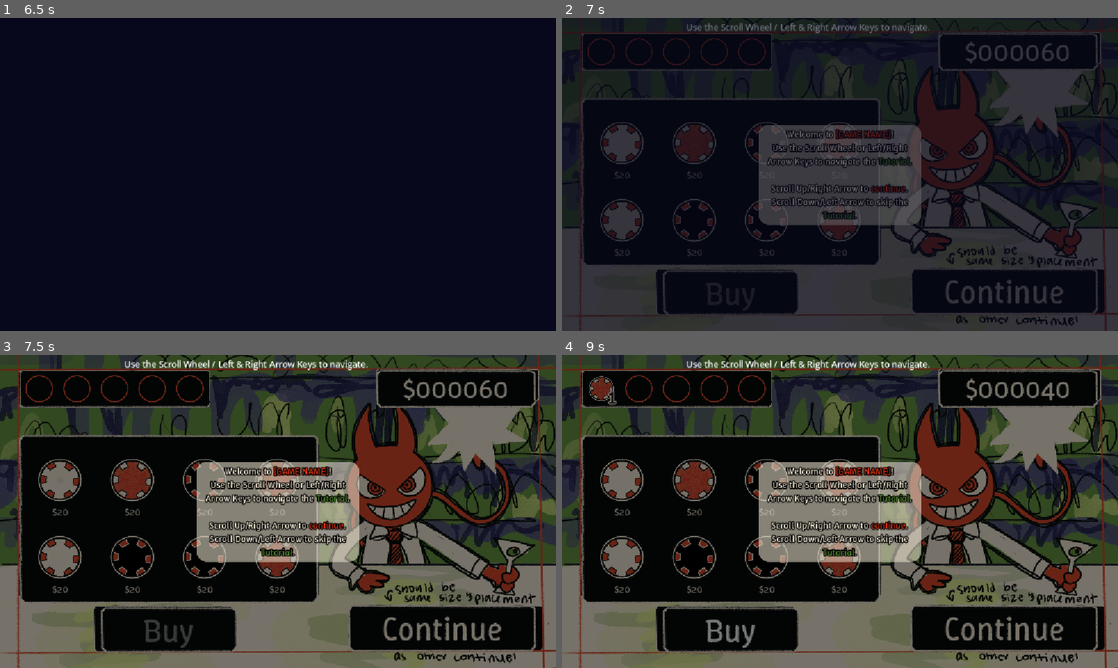
Above: before the commit, frames 1-4 (two rows, left to right).
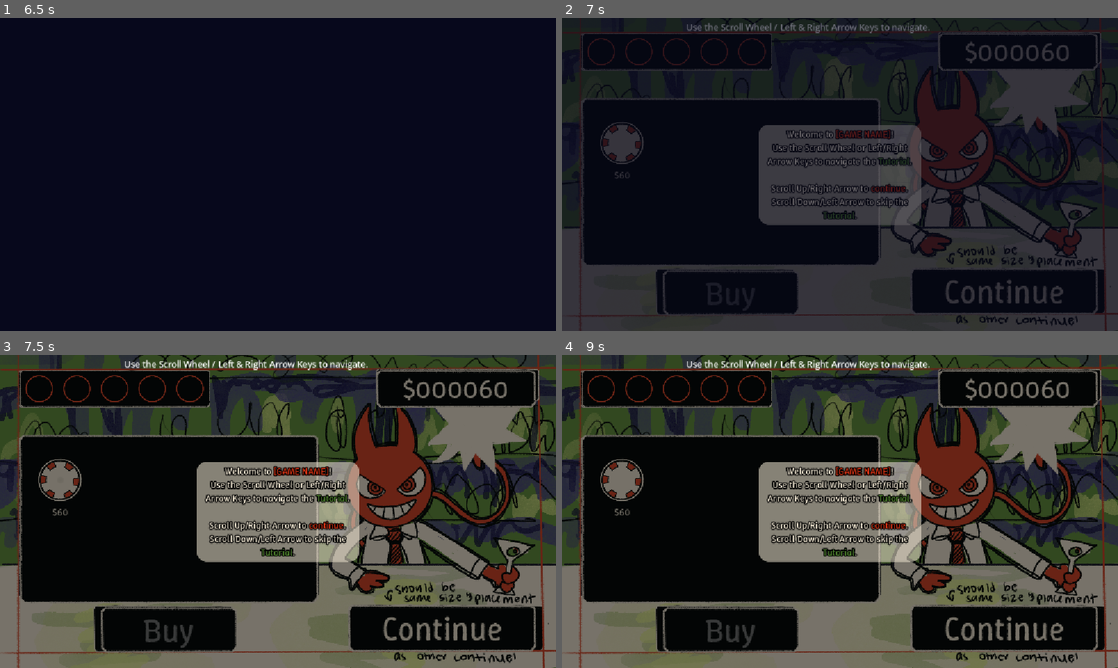
Above: after the commit, the same moments.

Repository: appellatebaton0/wild-jam-91
Game: Godot game, scene res://Scenes/Main.tscn
Two runs of this game, one before a commit and one after it. Both use one fixed random seed, a clock stepped at 60 frames per second and the inputs below.
Inputs (mouse positions are in pixels of both pictures, inside the frame that each line leads up to):
- Up to frame 1 (6.5 s): click (61, 143) at 0.5 s, where only the run before the commit has a clickable "$20"; click (61, 143) at 1.25 s, where only the run after the commit has a clickable "$60"; click (133, 143) at 2.02 s; click "Continue" at 2.75 s; click "Continue" at 3.5 s; click (61, 143) at 4.25 s, where only the run before the commit has a clickable "$20"; click (61, 143) at 5 s, where only the run after the commit has a clickable "$60"; click (133, 143) at 5.77 s
- Up to frame 2 (7 s): click (623, 143) at 6.5 s, where only the run before the commit has a clickable "$20"
- Up to frame 3 (7.5 s): click (61, 480) at 7.25 s, where only the run after the commit has a clickable "$60"
- Up to frame 4 (9 s): click (695, 480) at 8.02 s; click (728, 630) at 8.75 s, where only the run before the commit has a clickable "Buy"

Frame 1 is identical in both runs. In frame 2, 2.1% of the frame differs, in the area x 6-54%, y 33-76%; in frame 3, 3.2%; in frame 4, 4.0%, in the area x 4-89%, y 6-94%.

Commit message:
h27.2 - SFX Implementation & Bug Fixes 3 F
Implemented some sound effects, fixed a LOT more bugs, and so on and so forth.

Diff:
--- a/Scenes/Main.tscn
+++ b/Scenes/Main.tscn
@@ -36,11 +36,15 @@
 [ext_resource type="Texture2D" uid="uid://do21dnk5dgk7g" path="res://Assets/UI/HandFingers.png" id="21_f7hdo"]
 [ext_resource type="Script" uid="uid://dr25sxmad7flb" path="res://Scripts/ChipShop.gd" id="23_u7mjy"]
 [ext_resource type="Texture2D" uid="uid://db127nn8s4i4g" path="res://Assets/UI/HandThumb.png" id="25_clvyn"]
+[ext_resource type="AudioStream" uid="uid://dyrpylcky33rj" path="res://Assets/SFX/cardburn.mp3" id="27_lac6x"]
 [ext_resource type="Script" uid="uid://ck5b0qf3f6jqk" path="res://Scripts/BusSlider.gd" id="28_c5snn"]
+[ext_resource type="AudioStream" uid="uid://w5t4mprbreuq" path="res://Assets/SFX/cardshuffle.mp3" id="29_hpjjw"]
 [ext_resource type="Script" uid="uid://deibrokcxof6g" path="res://Scripts/WindowSetter.gd" id="29_xvtyr"]
+[ext_resource type="AudioStream" uid="uid://cvpclukx440q7" path="res://Assets/SFX/carddealt.mp3" id="30_off7b"]
 [ext_resource type="Script" uid="uid://c13wlkfaaoh5d" path="res://Scripts/QuitButton.gd" id="31_4yxf6"]
 [ext_resource type="Script" uid="uid://bvbi0in1hw0x4" path="res://Scripts/ReplayButton.gd" id="31_qta6b"]
 [ext_resource type="AudioStream" uid="uid://c6dn4nh6nww8g" path="res://Assets/Music/AnteUp.mp3" id="35_6heos"]
+[ext_resource type="AudioStream" uid="uid://s6lpvup4upqj" path="res://Assets/SFX/money.mp3" id="35_lfh1j"]
 [ext_resource type="AudioStream" uid="uid://dasa4ye7jh6w7" path="res://Assets/Music/HitMe.mp3" id="36_vvnwx"]
 [ext_resource type="Script" uid="uid://dlanw8aqnmihn" path="res://Scripts/ClickEffect.gd" id="37_vvnwx"]
 
@@ -1019,6 +1023,18 @@
 "update": 0,
 "values": [-60.0]
 }
+tracks/32/type = "value"
+tracks/32/imported = false
+tracks/32/enabled = true
+tracks/32/path = NodePath("Table/ShuffleDeck:playing")
+tracks/32/interp = 1
+tracks/32/loop_wrap = true
+tracks/32/keys = {
+"times": PackedFloat32Array(0),
+"transitions": PackedFloat32Array(1),
+"update": 1,
+"values": [true]
+}
 
 [sub_resource type="Animation" id="Animation_qta6b"]
 resource_name = "Replay"
@@ -1257,6 +1273,32 @@
 "transitions": PackedFloat32Array(1, 1),
 "update": 0,
 "values": [-60.0, 0.0]
+}
+tracks/8/type = "method"
+tracks/8/imported = false
+tracks/8/enabled = true
+tracks/8/path = NodePath("Table")
+tracks/8/interp = 1
+tracks/8/loop_wrap = true
+tracks/8/keys = {
+"times": PackedFloat32Array(0.5),
+"transitions": PackedFloat32Array(1),
+"values": [{
+"args": [],
+"method": &"end_game"
+}]
+}
+tracks/9/type = "value"
+tracks/9/imported = false
+tracks/9/enabled = true
+tracks/9/path = NodePath("Table/ShuffleDeck:playing")
+tracks/9/interp = 1
+tracks/9/loop_wrap = true
+tracks/9/keys = {
+"times": PackedFloat32Array(0),
+"transitions": PackedFloat32Array(1),
+"update": 1,
+"values": [true]
 }
 
 [sub_resource type="Animation" id="Animation_sxkr1"]
@@ -1650,7 +1692,7 @@
 [node name="Main" type="Node" unique_id=1786674721]
 metadata/_edit_horizontal_guides_ = [-137.0]
 
-[node name="Table" type="Control" parent="." unique_id=540207028 node_paths=PackedStringArray("anim_player", "players")]
+[node name="Table" type="Control" parent="." unique_id=540207028 node_paths=PackedStringArray("anim_player", "deal_sfx", "players")]
 visible = false
 layout_mode = 3
 anchors_preset = 15
@@ -1661,6 +1703,7 @@
 theme = ExtResource("1_grg3l")
 script = ExtResource("1_r150o")
 anim_player = NodePath("../AnimationPlayer")
+deal_sfx = NodePath("DealCard")
 players = {
 &"Player1": NodePath("PlayerBox/Player")
 }
@@ -2172,6 +2215,7 @@
 expand_mode = 1
 
 [node name="ApplySFX" type="AudioStreamPlayer" parent="Table/Hand" unique_id=1060068958]
+stream = ExtResource("27_lac6x")
 bus = &"SFX"
 
 [node name="FlipSFX" type="AudioStreamPlayer" parent="Table/Hand" unique_id=1394429020]
@@ -2315,6 +2359,13 @@
 -1: 1
 })
 anim_name = &"Table->Shop"
+
+[node name="ShuffleDeck" type="AudioStreamPlayer" parent="Table" unique_id=1099417764]
+stream = ExtResource("29_hpjjw")
+bus = &"SFX"
+
+[node name="DealCard" type="AudioStreamPlayer" parent="Table" unique_id=853608828]
+stream = ExtResource("30_off7b")
 
 [node name="Shop" type="Control" parent="." unique_id=1257850578]
 layout_mode = 3
@@ -2569,8 +2620,11 @@
 axis_stretch_vertical = 2
 
 [node name="Fail" type="AudioStreamPlayer" parent="Shop" unique_id=522220680]
+bus = &"SFX"
 
 [node name="Suceed" type="AudioStreamPlayer" parent="Shop" unique_id=1194004517]
+stream = ExtResource("35_lfh1j")
+bus = &"SFX"
 
 [node name="TutorialFocus" type="BackBufferCopy" parent="." unique_id=550124284]
 z_index = 2
@@ -3500,90 +3554,90 @@
 
 [node name="@TextureRect@105780" type="TextureRect" parent="TransitionOverlay" unique_id=2055780095]
 layout_mode = 0
-offset_left = -3624.0
+offset_left = 1776.0
 offset_top = -150.0
-offset_right = -624.0
+offset_right = 4776.0
 offset_bottom = -50.0
 texture = SubResource("GradientTexture2D_h1m7h")
 expand_mode = 1
 
 [node name="@TextureRect@105781" type="TextureRect" parent="TransitionOverlay" unique_id=704584588]
 layout_mode = 0
-offset_left = -3624.0
+offset_left = 1776.0
 offset_top = -50.0
-offset_right = -624.0
+offset_right = 4776.0
 offset_bottom = 50.0
 texture = SubResource("GradientTexture2D_h1m7h")
 expand_mode = 1
 
 [node name="@TextureRect@105782" type="TextureRect" parent="TransitionOverlay" unique_id=1756426644]
 layout_mode = 0
-offset_left = -3624.0
+offset_left = 1776.0
 offset_top = 50.0
-offset_right = -624.0
+offset_right = 4776.0
 offset_bottom = 150.0
 texture = SubResource("GradientTexture2D_h1m7h")
 expand_mode = 1
 
 [node name="@TextureRect@105783" type="TextureRect" parent="TransitionOverlay" unique_id=523827483]
 layout_mode = 0
-offset_left = -3624.0
+offset_left = 1776.0
 offset_top = 150.0
-offset_right = -624.0
+offset_right = 4776.0
 offset_bottom = 250.0
 texture = SubResource("GradientTexture2D_h1m7h")
 expand_mode = 1
 
 [node name="@TextureRect@105784" type="TextureRect" parent="TransitionOverlay" unique_id=1355427359]
 layout_mode = 0
-offset_left = -3624.0
+offset_left = 1776.0
 offset_top = 250.0
-offset_right = -624.0
+offset_right = 4776.0
 offset_bottom = 350.0
 texture = SubResource("GradientTexture2D_h1m7h")
 expand_mode = 1
 
 [node name="@TextureRect@105785" type="TextureRect" parent="TransitionOverlay" unique_id=1095719151]
 layout_mode = 0
-offset_left = -3624.0
+offset_left = 1776.0
 offset_top = 350.0
-offset_right = -624.0
+offset_right = 4776.0
 offset_bottom = 450.0
 texture = SubResource("GradientTexture2D_h1m7h")
 expand_mode = 1
 
 [node name="@TextureRect@105786" type="TextureRect" parent="TransitionOverlay" unique_id=1758827129]
 layout_mode = 0
-offset_left = -3624.0
+offset_left = 1776.0
 offset_top = 450.0
-offset_right = -624.0
+offset_right = 4776.0
 offset_bottom = 550.0
 texture = SubResource("GradientTexture2D_h1m7h")
 expand_mode = 1
 
 [node name="@TextureRect@105787" type="TextureRect" parent="TransitionOverlay" unique_id=1954291231]
 layout_mode = 0
-offset_left = -3624.0
+offset_left = 1776.0
 offset_top = 550.0
-offset_right = -624.0
+offset_right = 4776.0
 offset_bottom = 650.0
 texture = SubResource("GradientTexture2D_h1m7h")
 expand_mode = 1
 
 [node name="@TextureRect@105788" type="TextureRect" parent="TransitionOverlay" unique_id=208132844]
 layout_mode = 0
-offset_left = -3624.0
+offset_left = 1776.0
 offset_top = 650.0
-offset_right = -624.0
+offset_right = 4776.0
 offset_bottom = 750.0
 texture = SubResource("GradientTexture2D_h1m7h")
 expand_mode = 1
 
 [node name="@TextureRect@105789" type="TextureRect" parent="TransitionOverlay" unique_id=1507693711]
 layout_mode = 0
-offset_left = -3624.0
+offset_left = 1776.0
 offset_top = 750.0
-offset_right = -624.0
+offset_right = 4776.0
 offset_bottom = 850.0
 texture = SubResource("GradientTexture2D_h1m7h")
 expand_mode = 1
--- a/Scripts/CardNode.gd
+++ b/Scripts/CardNode.gd
@@ -64,7 +64,6 @@
 		label.pivot_offset.x = label.size.x / 2
 
 		if out_of_date:
-			print('setting to ', character(), " from ", card.value)
 			label.text = character()
 			label.visible = (card.visible or modifiable)
 			out_of_date = false
@@ -77,7 +76,6 @@
 func _update_texture(to:int = card.value):
 	texture = TEXTURE_DICT[card.modified][card.visible or modifiable]
 	if label:
-		print('setting to ', character(to), " from (to) ", to)
 		label.text = character(to)
 		label.visible = (card.visible or modifiable)
 	else:
--- a/Scripts/ChipDisplay.gd
+++ b/Scripts/ChipDisplay.gd
@@ -11,7 +11,6 @@
 
 ## Update the contents of this display.
 func _on_chips_changed(to:Dictionary[Chip, int]):
-	print(to)
 
 	while get_child_count() < len(to):
 		var new:ChipSlot = SLOT_SCENE.instantiate()
--- a/Scripts/ChipShop.gd
+++ b/Scripts/ChipShop.gd
@@ -10,8 +10,6 @@
 
 ## Reload the contents of the shop.
 func reload_shop() -> void:
-	print("!?")
-
 	var bag := chip_bag.duplicate()
 
 	for slot in slots:
@@ -19,11 +17,8 @@
 		## Refill the bag if it's empty.
 		if len(bag) == 0: bag = chip_bag.duplicate()
 
-		#if slot.chip:
-			#print(slot.name, ": ", slot.chip.name, " -> ")
 		# Pop a random chip from the bag, and stuff it in the slot.
 		slot.chip = bag.pop_at(randi_range(0, len(bag) - 1))
-		#print(slot.chip.name)
 
 ## Get various lists.
 func get_slots() -> Array[ShopEntry]:
--- a/Scripts/ChipSlot.gd
+++ b/Scripts/ChipSlot.gd
@@ -48,7 +48,12 @@
 		new.dropped.connect(_on_chip_dropped)
 
 func _on_chip_dropped():
-	Global.chips[chip] += 1
+
+	if Global.chips.has(chip):
+		Global.chips[chip] += 1
+	else:
+		Global.chips[chip] = 1
+
 	Global.chips_changed.emit()
 
 ## Custom Tooltippin'
--- a/Scripts/Chips/Chip.gd
+++ b/Scripts/Chips/Chip.gd
@@ -6,7 +6,7 @@
 ## The name of this chip.
 @export var name := ""
 ## How much this chip costs in the shop.
-@export var cost := 20
+@export var cost := 60
 
 ## The info tooltip that shows when this chip's slot in the bar is hovered over.
 @export_multiline() var info := ""
--- a/Scripts/Global.gd
+++ b/Scripts/Global.gd
@@ -6,7 +6,7 @@
 
 signal chips_changed(to:Array[Chip]) ## Emitted when the dealer's chips change.
 
-var game_count := 0 ## The current game count.
+var round_count := 0 ## The current game count.
 
 var quota := 0 ## The quota for the current game.
 
@@ -50,7 +50,7 @@
 
 ## End the current game. Ran before entering the shop.
 func end_game():
-	game_count += 1
+	round_count += 1
 
 	dealer_hand.clear()
 
@@ -62,6 +62,6 @@
 func end_run():
 	money = starting_money
 	bank = starting_bank
-	game_count = 0
+	round_count = 0
 	chips.clear()
 	run_ended.emit()
--- a/Scripts/Player.gd
+++ b/Scripts/Player.gd
@@ -73,7 +73,7 @@
 	var high = hand.high()
 	var low = hand.low()
 	## The chance to double down, if possible.
-	var double_chance:float = clamp((float(Global.game_count) / 10) - 1, 0, 0.8)
+	var double_chance:float = clamp((float(Global.round_count) / 10) - 1, 0, 0.8)
 
 	## Whether or not this hand has an ace in it.
 	var soft = high != low
--- a/Scripts/Shop.gd
+++ b/Scripts/Shop.gd
@@ -1,17 +1,13 @@
 class_name Shop extends Control
 
-@onready var cont_button := %Continue
 @onready var buy_button := %BuyButton
 
 # Called when the node enters the scene tree for the first time.
 func _ready() -> void:
-	cont_button.pressed.connect(_on_continue)
 	buy_button.pressed.connect(_on_buy)
 
 func _process(_delta: float) -> void:
 	buy_button.disabled = not Global.selected_shop_item or Global.money < Global.selected_shop_item.chip.cost
-
-func _on_continue(): Global.end_game()
 
 func _on_buy():
 
--- a/Scripts/ShopEntry.gd
+++ b/Scripts/ShopEntry.gd
@@ -21,14 +21,16 @@
 	chip_texture.mouse_exited.connect(mouse_exit)
 
 func _process(_delta: float) -> void: if chip:
-	chip_texture.texture_normal = chip.texture
-	chip_texture.disabled = Global.money < chip.cost
-	$Highlight/ChipTexture/Label.text = "$" + str(chip.cost)
 
-	highlight.texture = HIGHLIGHT_TEXTURE if mouse_over else null
+	chip_texture.texture_normal = chip.texture if open() else null
+	chip_texture.disabled = Global.money < chip.cost and open()
+	$Highlight/ChipTexture/Label.text = ("$" + str(chip.cost)) if open() else ""
 
-func _on_pressed() -> void: Global.selected_shop_item = self
+	highlight.texture = HIGHLIGHT_TEXTURE if mouse_over and open() else null
 
+func _on_pressed() -> void: if open(): Global.selected_shop_item = self
+
+func open() -> bool: return get_index() <= Global.round_count
 
 ## Custom Tooltippin'
 func _make_custom_tooltip(for_text: String) -> Object:
@@ -38,7 +40,7 @@
 
 func _get_tooltip(_at_position: Vector2) -> String:
 
-	if not chip: return ""
+	if not chip or not open(): return ""
 
 	var response = tooltip_text
 
--- a/Scripts/Table.gd
+++ b/Scripts/Table.gd
@@ -12,6 +12,7 @@
 @onready var ropopup     := %RoundOverPopup # The round over popup.
 
 @export var anim_player:AnimationPlayer
+@export var deal_sfx:AudioStreamPlayer
 
 @export var players:Dictionary[StringName, Player] = {
 	&"Player1": null
@@ -33,7 +34,7 @@
 
 	deal_index = deal_cycle.find(&"Dealer")
 
-	draw_new()
+	draw_new(true)
 
 func _on_next_pressed() -> void:
 
@@ -65,6 +66,7 @@
 					target.bet *= 2
 					target.hand.deal(next_card.card, false)
 					target.intent = Player.INTENT.STAND
+					draw_new()
 				_: ## Something went wrong.
 					cycle_deal_index()
 
@@ -141,7 +143,9 @@
 	next_node.move_child(turn_indic, -1)
 
 # Draw a new card into the dealer's hand.
-func draw_new() -> void:
+func draw_new(muted := false) -> void:
+	if deal_sfx and not muted: deal_sfx.play() # If we're getting a new card, one was dealt. Play that sound.
+
 	var new = Card.new()
 	new.value = randi_range(1, 12)
 
@@ -153,6 +157,7 @@
 	ropopup.round_ended(players.values(), round_data["winners"], round_data["draws"], round_data["naturals"])
 
 	deal_index = deal_cycle.find(&"Dealer")
+
 
 	if anim_player:
 		anim_player.play("Table->EndPopup" if not Global.losing() else "RunEnded")
@@ -231,5 +236,5 @@
 
 		player.texture.play(str(bag.pop_at(randi_range(0, len(bag) - 1))))
 		player.intent_rect.position = player.texture.position - Vector2(0, 147)
-#
-#const PLAYER_TEXTURES:Array[Texture2D]
+
+func end_game() -> void: Global.end_game()
Not shown, added: Assets/SFX/cardburn.mp3.import
Not shown, added: Assets/SFX/carddealt.mp3.import
Not shown, added: Assets/SFX/cardshuffle.mp3.import
Not shown, added: Assets/SFX/money.mp3.import
Not shown, added: Assets/SFX/cardburn.mp3
Not shown, added: Assets/SFX/carddealt.mp3
Not shown, added: Assets/SFX/cardshuffle.mp3
Not shown, added: Assets/SFX/money.mp3
